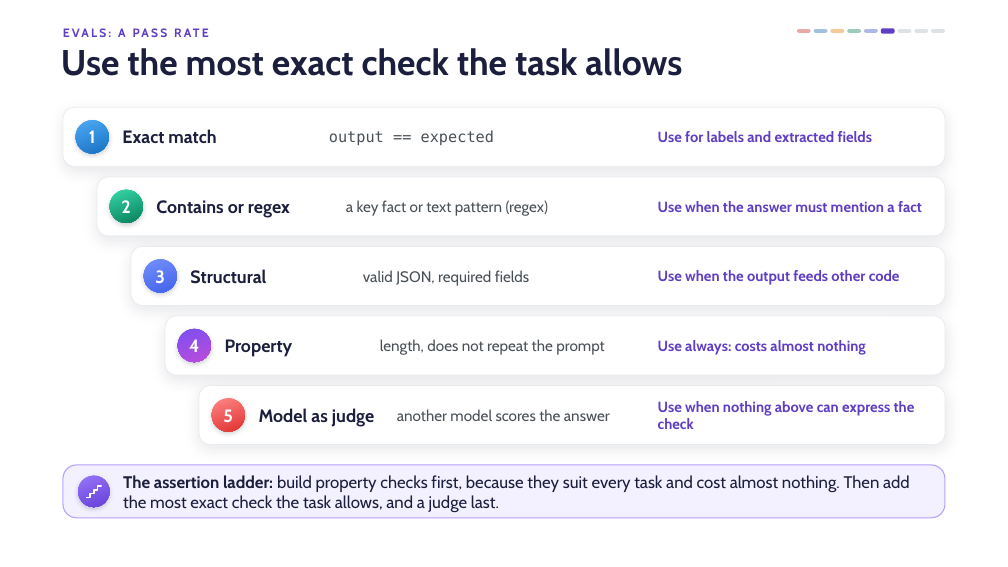
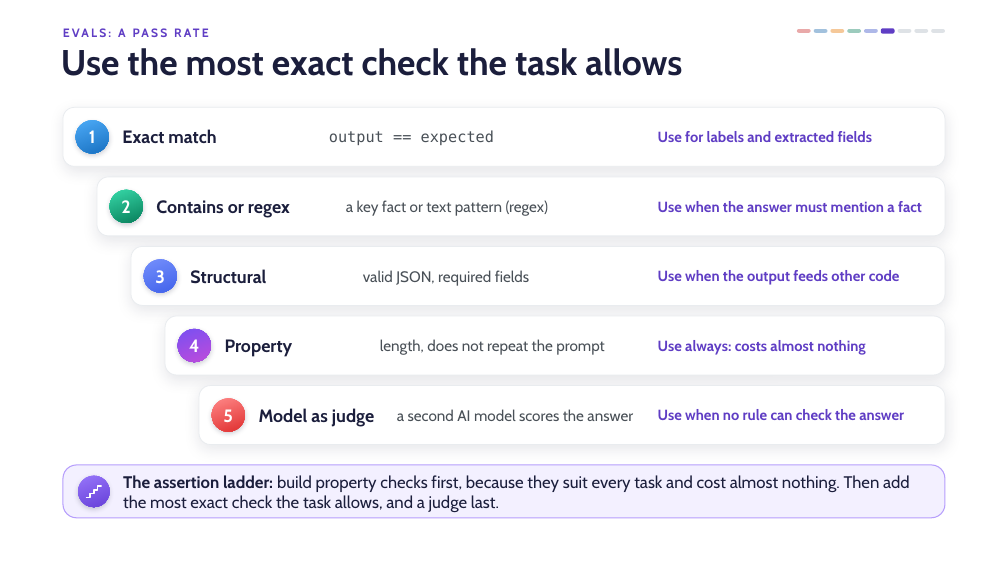
Before and after one commit to FionnQ-H1/aiProg, a slide deck: slide 21 of lectures-and-labs/week10/cicd-lecture.pptx (slide 18 before the commit). Drawn at 1008x567 pixels with LibreOffice and Linux fonts; fonts in the diff are those of the drawing; background and template pictures are left out. Boxes give left, top, right and bottom in pixels: in the first picture for what was removed or moved away, otherwise in the second. Text is boxed around its words. In the diff, an @@ line names an element or a change of style, - is before the commit and + after.

```diff
--- a/lectures-and-labs/week10/cicd-lecture.pptx
+++ b/lectures-and-labs/week10/cicd-lecture.pptx
@@ text at box(397, 409, 633, 421): text changed @@
-another model scores the answer
+a second AI model scores the answer
@@ text at box(658, 409, 904, 420): text changed @@
-Use when nothing above can express the check
+Use when no rule can check the answer
```
Also in this commit, not shown: 8 other slides changed, 7 slides added, 3 slides removed, 6 other files.
